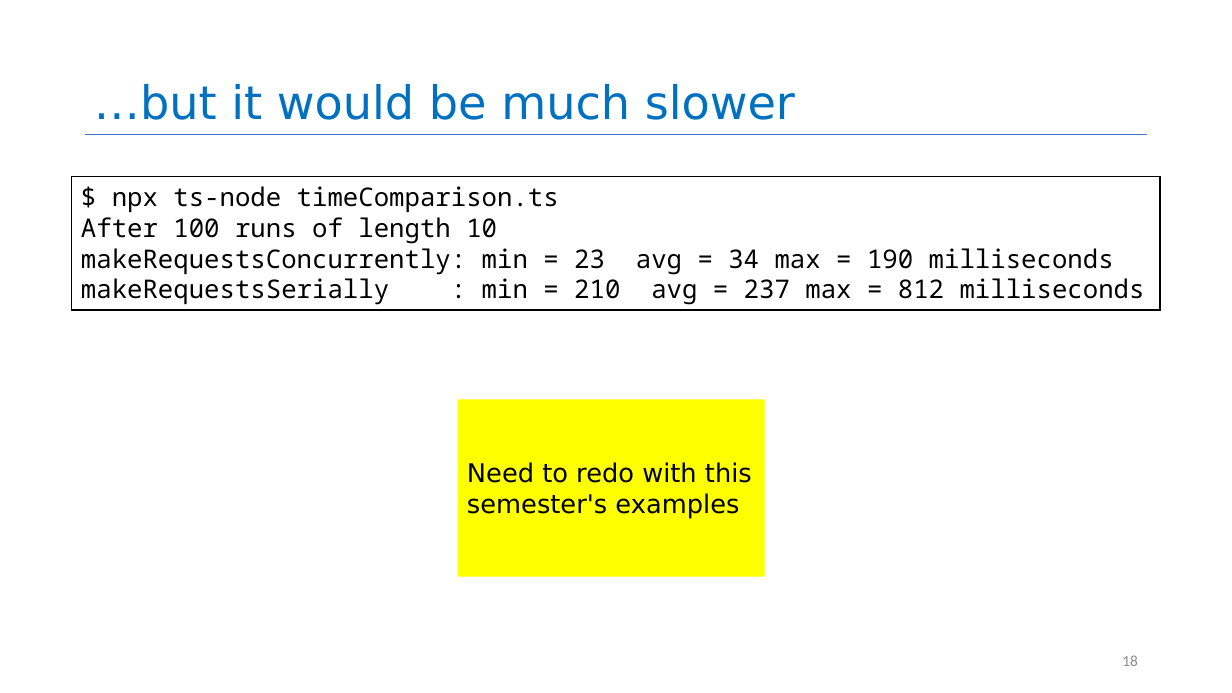
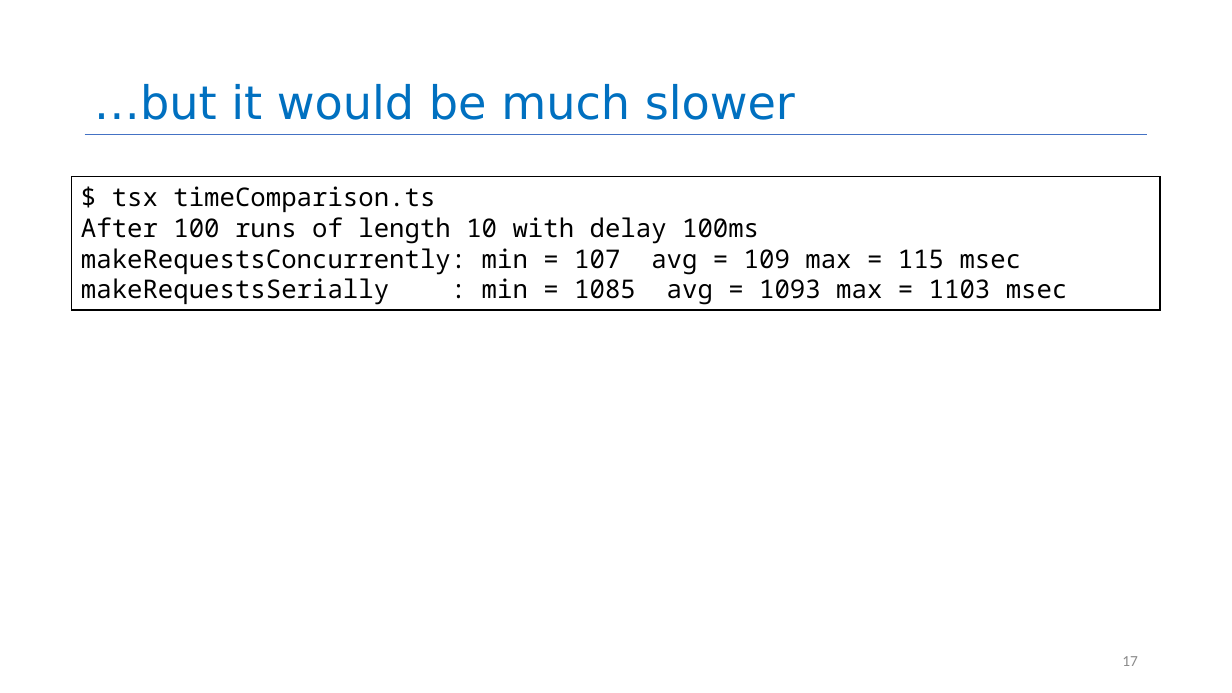
Before and after one commit to yashburshe/CS4530-Fall-2025, a slide deck: slide 17 of Slides/Module 06 Concurrency Patterns in Typescript.pptx (slide 18 before the commit). Drawn at 1232x693 pixels with LibreOffice and Linux fonts; fonts in the diff are those of the drawing. Boxes give left, top, right and bottom in pixels: in the first picture for what was removed or moved away, otherwise in the second. Text is boxed around its words. In the diff, an @@ line names an element or a change of style, - is before the commit and + after.

```diff
--- a/Slides/Module 06 Concurrency Patterns in Typescript.pptx
+++ b/Slides/Module 06 Concurrency Patterns in Typescript.pptx
@@ text in rectangle at [81, 186, 1068, 305]: text changed @@
-$ npx ts-node timeComparison.ts
-After 100 runs of length 10
-makeRequestsConcurrently: min = 23 avg = 34 max = 190 milliseconds
-makeRequestsSerially : min = 210 avg = 237 max = 812 milliseconds
+$ tsx timeComparison.ts
+After 100 runs of length 10 with delay 100ms
+makeRequestsConcurrently: min = 107 avg = 109 max = 115 msec
+makeRequestsSerially : min = 1085 avg = 1093 max = 1103 msec
@@ rectangle removed at [457, 399, 764, 577] @@
-Need to redo with this semester's examples
@@ page number at [1122, 656, 1138, 666]: text changed @@
-18
+17
```
Also in this commit, not shown: 11 other slides changed, 1 slide removed, 6 other files.
